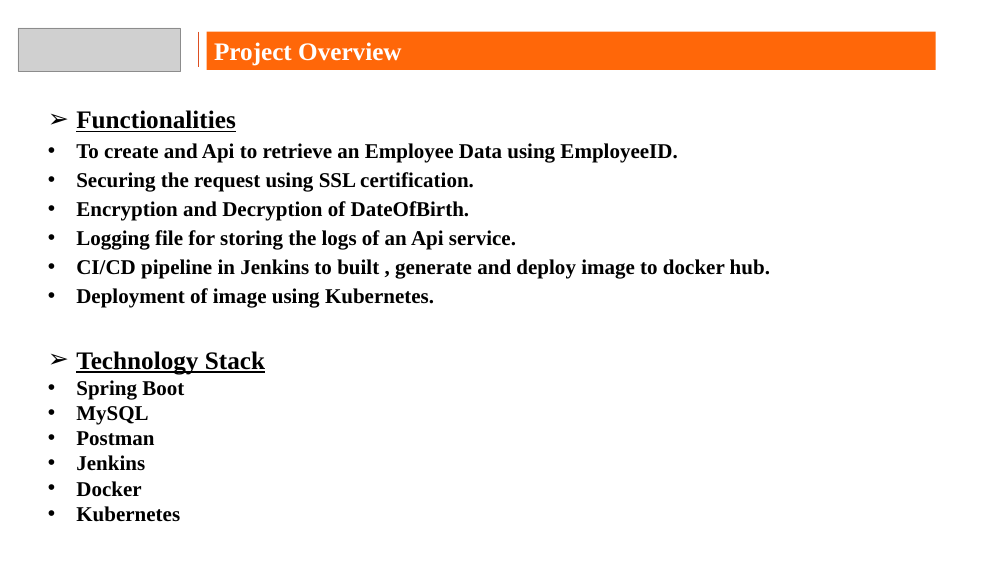
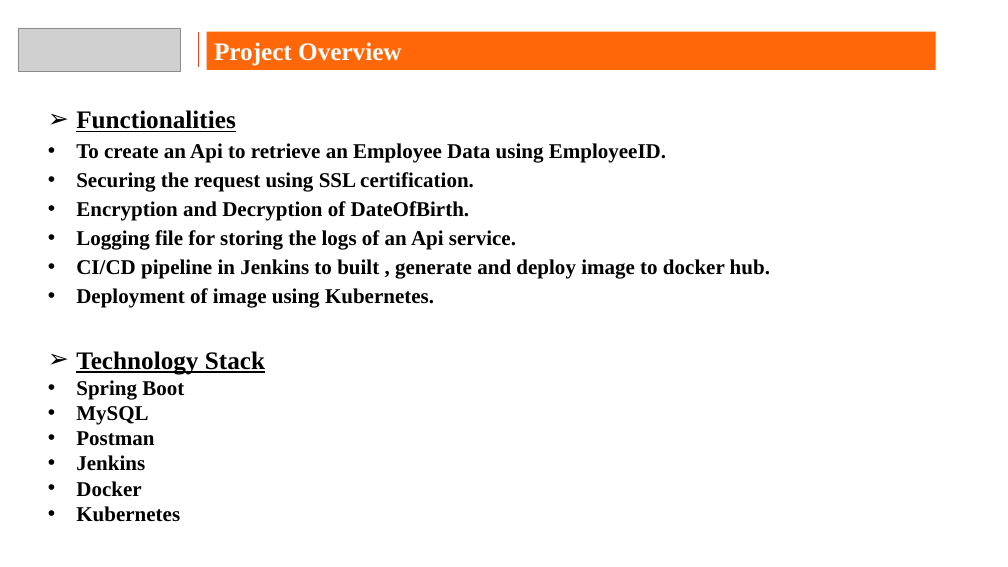
Before and after one commit to Sahilgit05/HdfcCapstone-Project, a slide deck: slide 4 of Capstone Presentation Format Ver 1.0.pptx. Drawn at 1008x567 pixels with LibreOffice and Linux fonts; fonts in the diff are those of the drawing; grey boxes stand for pictures; background and template pictures are left out. Boxes give left, top, right and bottom in pixels: in the first picture for what was removed or moved away, otherwise in the second. Text is boxed around its words. In the diff, an @@ line names an element or a change of style, - is before the commit and + after.

```diff
--- a/Capstone Presentation Format Ver 1.0.pptx
+++ b/Capstone Presentation Format Ver 1.0.pptx
@@ text at (76, 143, 666, 163): text changed @@
-• To create and Api to retrieve an Employee Data using EmployeeID.
+• To create an Api to retrieve an Employee Data using EmployeeID.
```
Also in this commit, not shown: 5 other slides changed, 2 slides added, 8 other files.
